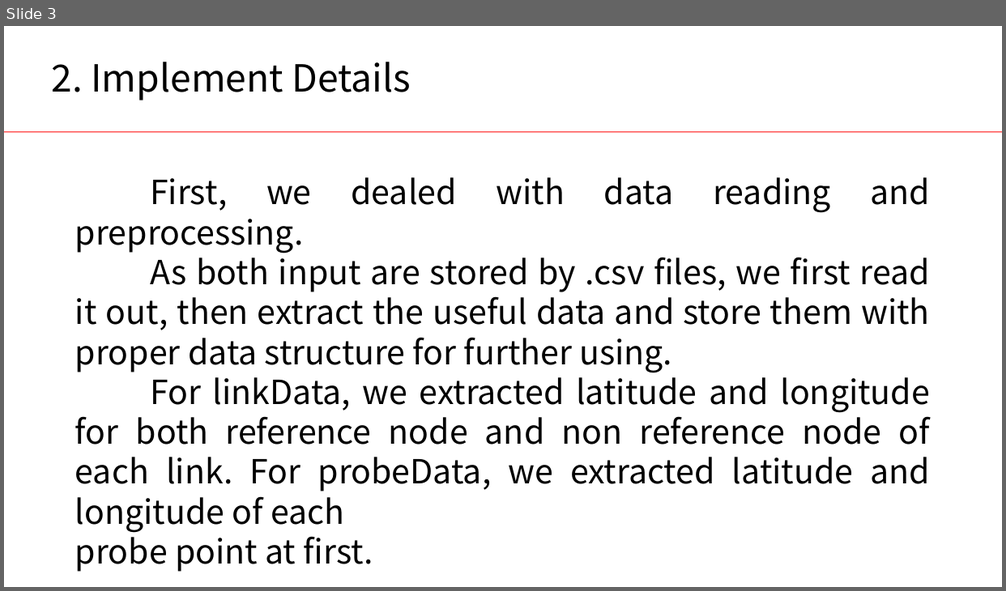
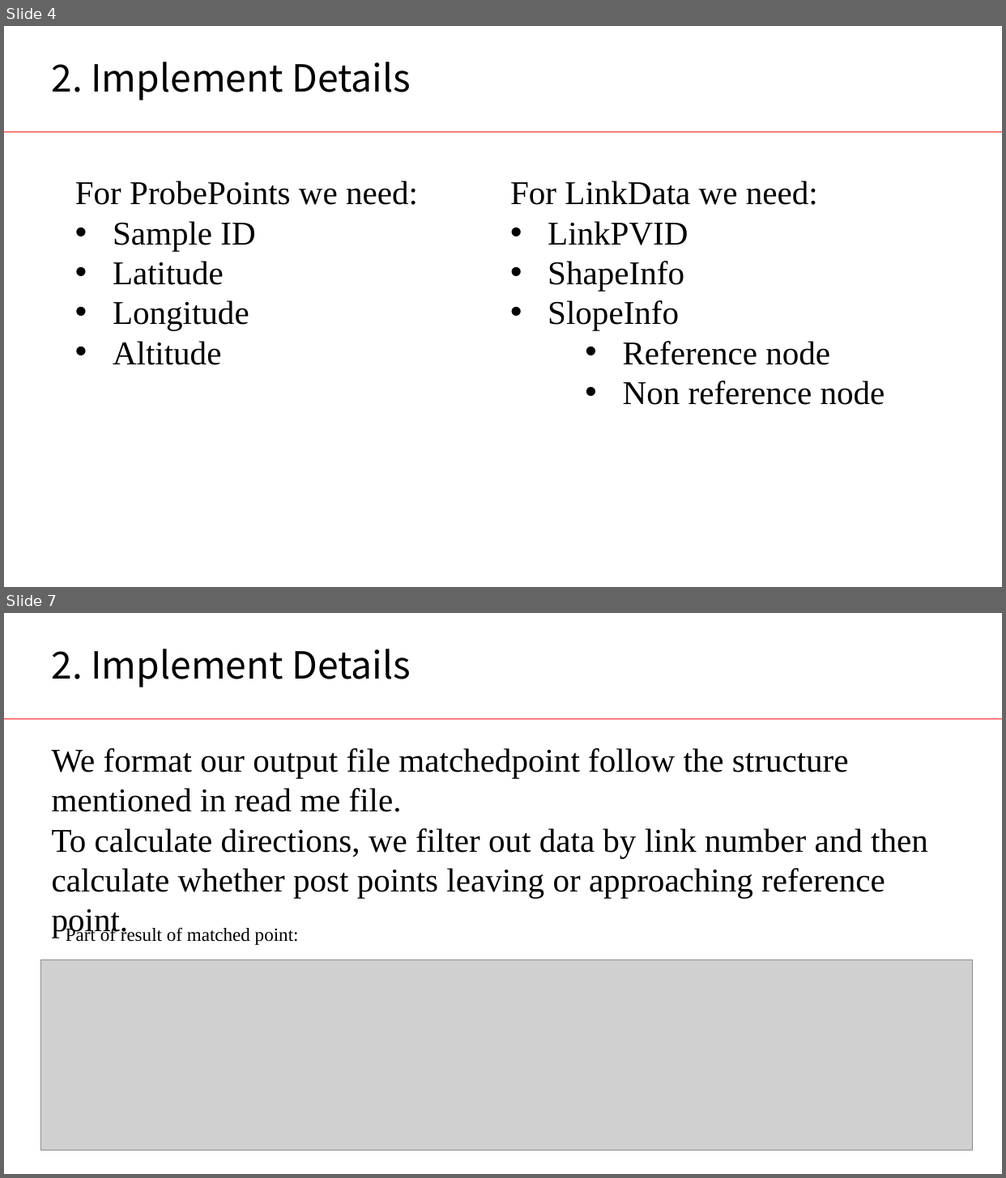
Before and after one commit to jingchengdeng/Probe-Data-Analysis-for-Road-Slope, a slide deck: submissionVersion/HW2Presentation.pptx. Shown one above the other, each under a label of ours: slide 3 before the commit, slides 4 and 7 after it; the slides between them are not shown. The pictures are 1006x591 and 1006x1178 pixels, drawn with LibreOffice and Linux fonts; fonts in the diff are those of the drawing; grey boxes stand for pictures; background and template pictures are left out. Boxes give left, top, right and bottom in pixels: in the first picture for what was removed or moved away, otherwise in the second. Text is boxed around its words. In the diff, an @@ line names an element or a change of style, - is before the commit and + after.

```diff
--- a/submissionVersion/HW2Presentation.pptx
+++ b/submissionVersion/HW2Presentation.pptx
@@ slide 7 added at (x1=4, y1=613, x2=1002, y2=1174), background #FFFFFF; not listed: 1 template element that a slide beside it also shows @@
@@ text added at (x1=52, y1=649, x2=411, y2=688), 36 pt, text #000000 @@
+2. Implement Details
@@ text added at (x1=52, y1=748, x2=928, y2=898), 32 pt, text #000000 @@
+We format our output file matchedpoint follow the structure mentioned in read me file.
+To calculate directions, we filter out data by link number and then calculate whether post points leaving or approaching reference point.
@@ text added at (x1=66, y1=926, x2=299, y2=945), 18 pt, text #000000 @@
+Part of result of matched point:
@@ picture added at (x1=40, y1=960, x2=972, y2=1151) @@
@@ what was slide 3 is now slide 4 @@
@@ slide 4 changed as well @@
@@ text at (x1=75, y1=181, x2=418, y2=365): text changed; font Noto Sans CJK SC to Times New Roman @@
-First, we dealed with data reading and preprocessing.
-As both input are stored by .csv files, we first read it out, then extract the useful data and store them with proper data structure for further using.
-For linkData, we extracted latitude and longitude for both reference node and non reference node of each link. For probeData, we extracted latitude and longitude of each
-probe point at first.
+For ProbePoints we need:
+• Sample ID
+• Latitude
+• Longitude
+• Altitude
@@ text added at (x1=510, y1=181, x2=885, y2=405), 32 pt, text #000000 @@
+For LinkData we need:
+• LinkPVID
+• ShapeInfo
+• SlopeInfo
+    • Reference node
+    • Non reference node
```
Also in this commit, not shown: 7 other slides changed, 4 other slides added, 1 slide removed.
